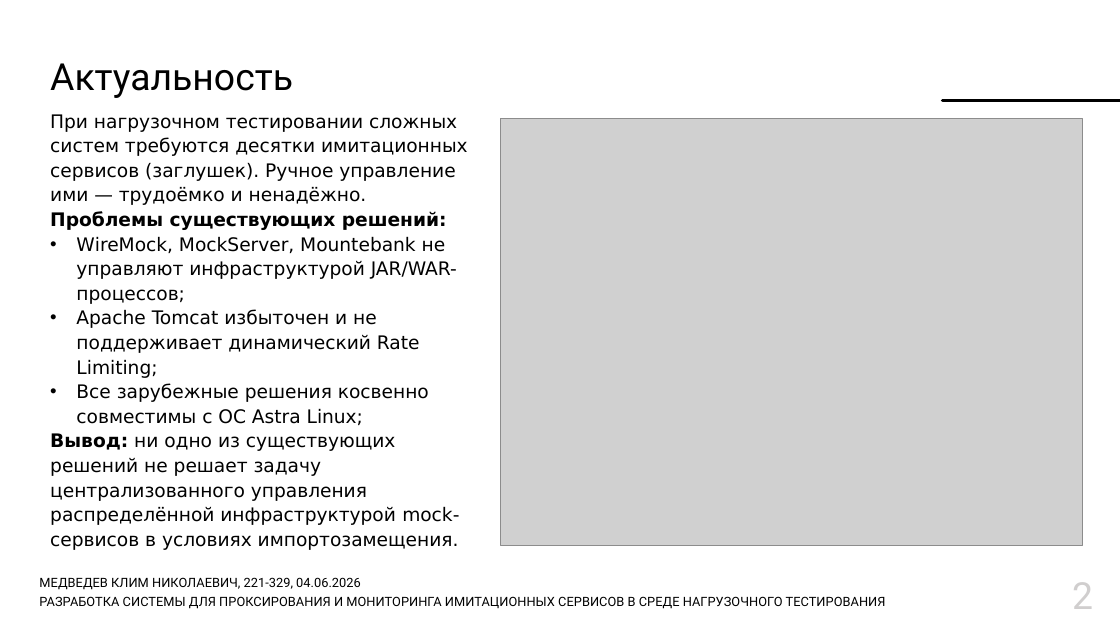
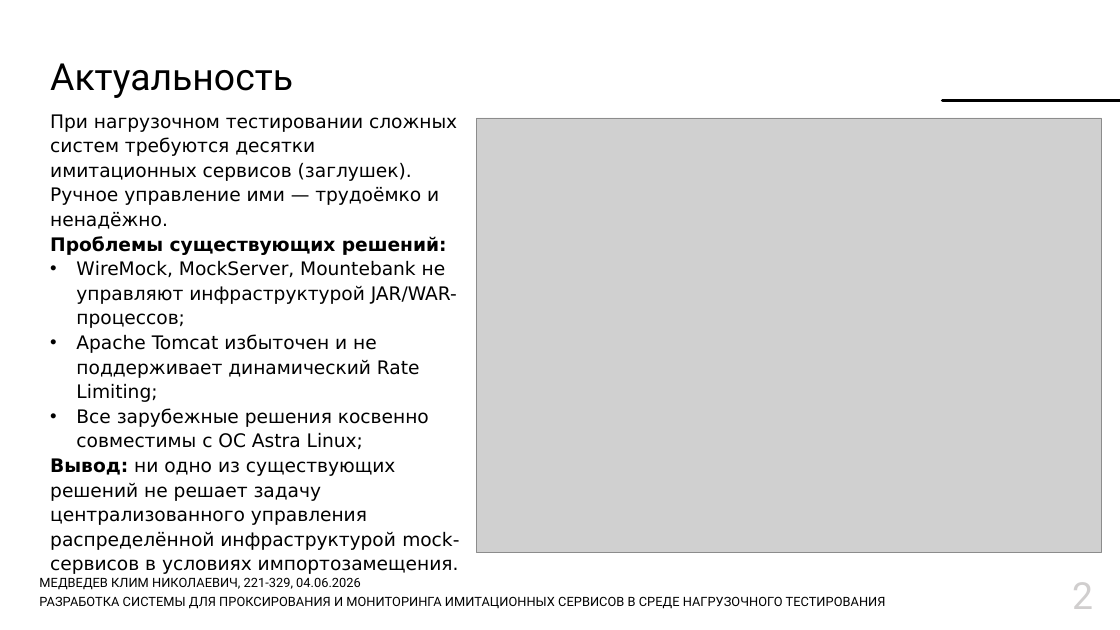
Before and after one commit to Lamardo43/educ-thesis, a slide deck: slide 2 of Thesis/docs/Презентация.pptx. Drawn at 1120x630 pixels with LibreOffice and Linux fonts; fonts in the diff are those of the drawing; grey boxes stand for pictures; background and template pictures are left out. Boxes give left, top, right and bottom in pixels: in the first picture for what was removed or moved away, otherwise in the second. Text is boxed around its words. In the diff, an @@ line names an element or a change of style, - is before the commit and + after.

```diff
--- a/Thesis/docs/Презентация.pptx
+++ b/Thesis/docs/Презентация.pptx
@@ text "При нагрузочном тестировании сложных систем ..." rewrapped from <box>50,114,468,550</box> to <box>50,114,459,550</box> @@
@@ picture: place and size @@
-picture at <box>500,119,1083,545</box>
+picture at <box>476,118,1102,552</box>
```
Also in this commit, not shown: 2 other slides changed, 3 other files.
